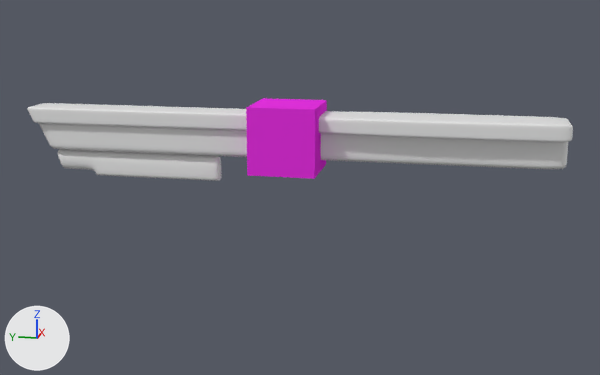
An edit to the Blender file blender-files/m240.blend, drawn before and after from the same camera.
Camera for both pictures: a 50 mm lens placed at (-8.82, -1.87, 2.52), pointed at (-0.04, -0.12, 0.32). The axes (+X, +Y, +Z) are drawn at lower left. The lights are the same throughout.

Before the edit, the objects in view are built like this:
```python
me_cube = bpy.data.meshes.new('Cube')
me_cube.from_pydata(...)  # a box spanning x -1.0..1.0, y -1.0..1.0, z -1.0..1.0
me_cube.materials.append(mat_material_001)  # pink #e732e2
me_cube_001 = bpy.data.meshes.new('Cube.001')
me_cube_001.from_pydata(...)  # 136 vertices, 134 faces; spans x -1.61..1.61, y -1.0..1.04, z -0.81..1.0
me_cube_001.polygons.foreach_set('use_smooth', [True] * 134)
me_cube_002 = bpy.data.meshes.new('Cube.002')
me_cube_002.from_pydata(...)  # 36 vertices, 34 faces; spans x -0.57..0.57, y -9.53..4.64, z -1.0..1.53
me_cube_002.polygons.foreach_set('use_smooth', [True] * 34)
ob_cube = bpy.data.objects.new('Cube', me_cube_001)
ob_cube.location = (0.0, 0.0, 0.865)
ob_cube.scale = (0.179, 2.94, 0.282)
_m = ob_cube.modifiers.new('Subsurf', 'SUBSURF')
_m.levels = 2
ob_cube_001 = bpy.data.objects.new('Cube.001', me_cube_002)
ob_cube_001.location = (0.0, 2.134, 0.467)
ob_cube_001.scale = (0.139, 0.139, 0.119)
_m = ob_cube_001.modifiers.new('Subsurf', 'SUBSURF')
_m.levels = 2
ob_cube_002 = bpy.data.objects.new('Cube.002', me_cube)
ob_cube_002.location = (-0.126, 0.0, 0.898)
ob_cube_002.scale = (0.363, 0.363, 0.363)
```
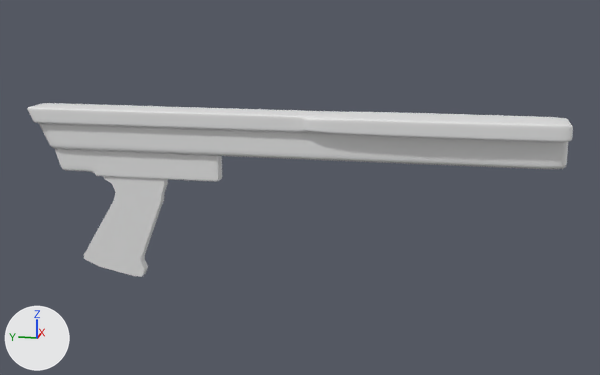
Boxes (x1, y1, x2, y2) around the edits, measured in the pictures (600 x 375 px):
```json
{"object": "Cube.002", "change": "reshaped, moved, rescaled", "before": [246, 98, 327, 179], "after": [84, 176, 168, 277], "on screen": "24% taller"}
{"object": "Cube.001", "change": "reshaped", "before": [58, 149, 222, 181], "after": [55, 149, 222, 182]}
{"part": 2, "of": "me_cube_002", "change": "built on", "before": [58, 149, 222, 180], "after": [55, 149, 222, 182]}
```

Edits to the scene script, one JSON object a line:
```json
{"block": "me_cube", "where": "# used by ob_cube_002; location = (-0.126, 0.0, 0.898); scale = (0.363, 0.363, 0.363)"}
{"op": "remove", "block": "me_cube", "code": "me_cube.from_pydata(...)  # 8 vertices, 6 faces; spans x -1.0..1.0, y -1.0..1.0, z -1.0..1.0"}
{"op": "remove", "block": "me_cube", "code": "me_cube.materials.append(mat_material_001)  # pink #e732e2"}
{"op": "add", "block": "me_cube", "code": "me_cube.from_pydata(...)  # 40 vertices, 38 faces; spans x -0.2..0.23, y -1.47..2.61, z -3.66..1.0"}
{"block": "me_cube", "change": "me_cube part 1: the whole mesh is rebuilt"}
{"block": "me_cube_002", "where": "# used by ob_cube_001; location = (0.0, 2.134, 0.467); scale = (0.139, 0.139, 0.119)"}
{"op": "remove", "block": "me_cube_002", "code": "me_cube_002.from_pydata(...)  # 36 vertices, 34 faces; spans x -0.57..0.57, y -9.53..4.64, z -1.0..1.53"}
{"op": "add", "block": "me_cube_002", "code": "me_cube_002.from_pydata(...)  # 86 vertices, 84 faces; spans x -0.57..0.57, y -9.53..4.64, z -1.0..1.53"}
{"block": "me_cube_002", "change": "me_cube_002 part 2"}
{"block": "me_cube_002", "change": "28 faces are deleted"}
{"block": "me_cube_002", "change": "8 vertices are added at x -0.57..0.57, y 2.52..4.61, z 1.42"}
{"block": "me_cube_002", "change": "16 new vertices lie (-0.14, 0.0, 0.0) away from vertices in x 0.57, y -9.53..4.64, z -1.0..1.53"}
{"block": "me_cube_002", "change": "16 new vertices lie (0.14, 0.0, 0.0) away from vertices in x -0.57, y -9.53..4.64, z -1.0..1.53"}
{"block": "me_cube_002", "change": "10 new vertices lie (0.0, 0.0, -0.11) away from vertices in x -0.57..0.57, y -9.53..1.16, z 1.53"}
{"block": "me_cube_002", "change": "78 new faces join them"}
{"op": "set", "path": "ob_cube_002.location", "old": "(-0.126, 0.0, 0.898)", "new": "(-0.004, 1.835, 0.091)"}
{"op": "set", "path": "ob_cube_002.scale", "old": "(0.363, 0.363, 0.363)", "new": "(0.258, 0.258, 0.258)"}
```
